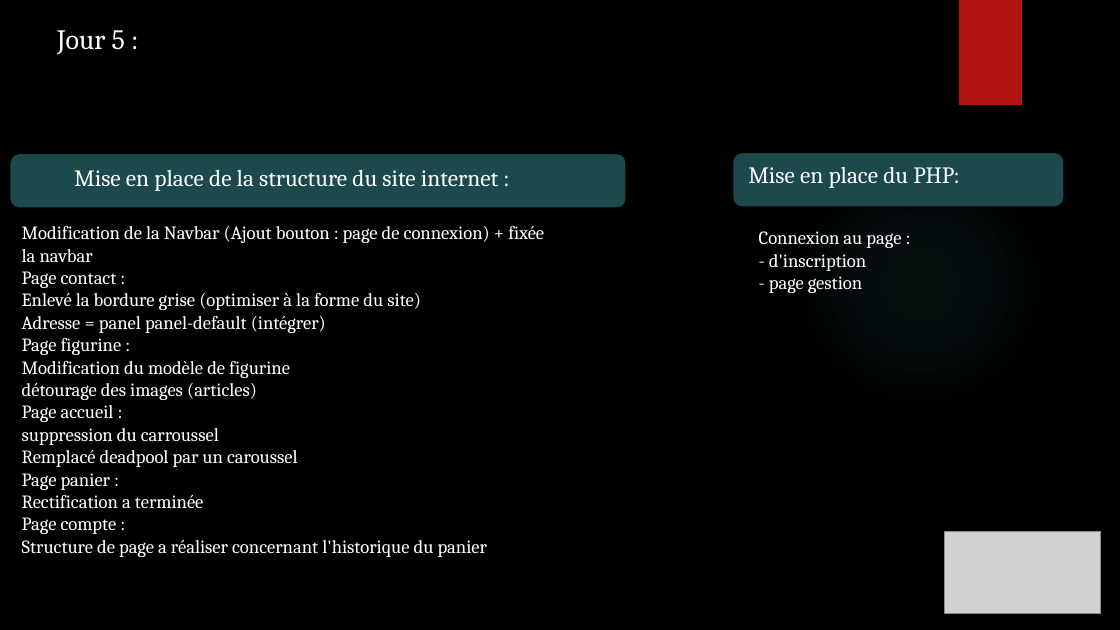
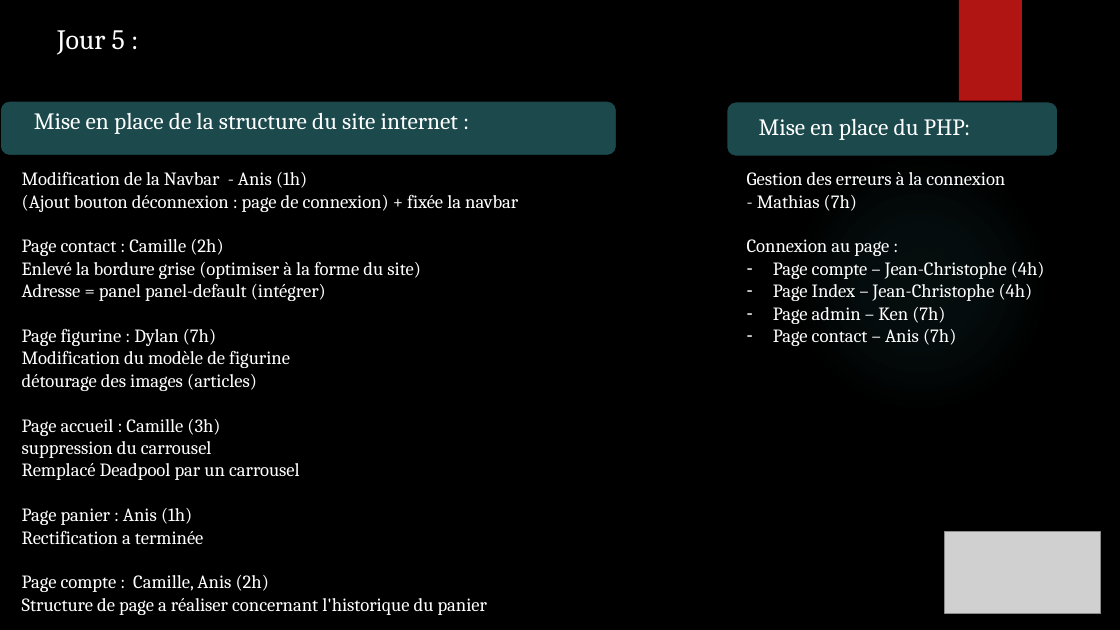
Before and after one commit to ChampemeDylan/UPOP, a slide deck: slide 16 of Présentation UPOP.pptx. Drawn at 1120x630 pixels with LibreOffice and Linux fonts; fonts in the diff are those of the drawing; grey boxes stand for pictures; background and template pictures are left out. Boxes give left, top, right and bottom in pixels: in the first picture for what was removed or moved away, otherwise in the second. Text is boxed around its words. In the diff, an @@ line names an element or a change of style, - is before the commit and + after.

Commit message:
Camille MAJ DIAPO
Ajout des personnes tâches et heures passées
Manque TEST pour finir
et Structure

```diff
--- a/Présentation UPOP.pptx
+++ b/Présentation UPOP.pptx
@@ text "Mise en place de la ..." moved from (x1=74, y1=170, x2=498, y2=191) to (x1=34, y1=113, x2=458, y2=133) @@
@@ rounded rectangle moved from (x1=9, y1=154, x2=626, y2=208) to (x1=0, y1=101, x2=617, y2=155) @@
@@ rounded rectangle moved from (x1=733, y1=152, x2=1065, y2=207) to (x1=727, y1=102, x2=1059, y2=156) @@
@@ text "Mise en place du PHP:" moved from (x1=748, y1=167, x2=960, y2=188) to (x1=759, y1=119, x2=971, y2=140) @@
@@ text "Modification de la Navbar - ..." moved from (x1=22, y1=225, x2=544, y2=557) to (x1=22, y1=171, x2=518, y2=615) @@
@@ text at (x1=22, y1=171, x2=518, y2=256): text changed @@
-Modification de la Navbar (Ajout bouton : page de connexion) + fixée la navbar
-Page contact :
+Modification de la Navbar - Anis (1h)
+(Ajout bouton déconnexion : page de connexion) + fixée la navbar
+Page contact : Camille (2h)
@@ text "Gestion des erreurs à la ..." moved from (x1=759, y1=231, x2=901, y2=293) to (x1=747, y1=172, x2=1045, y2=346) @@
@@ text at (x1=747, y1=172, x2=1005, y2=211): paragraphs added @@
+Gestion des erreurs à la connexion
+- Mathias (7h)
@@ text at (x1=773, y1=262, x2=1045, y2=346): text changed @@
-- d'inscription
-- page gestion
+– Page compte – Jean-Christophe (4h)
+– Page Index – Jean-Christophe (4h)
+– Page admin – Ken (7h)
+– Page contact – Anis (7h)
@@ text at (x1=22, y1=328, x2=216, y2=346): text changed @@
-Page figurine :
+Page figurine : Dylan (7h)
@@ text at (x1=22, y1=419, x2=300, y2=525): text changed @@
-Page accueil :
-suppression du carroussel
-Remplacé deadpool par un caroussel
-Page panier :
+Page accueil : Camille (3h)
+suppression du carrousel
+Remplacé Deadpool par un carrousel
+Page panier : Anis (1h)
@@ text at (x1=22, y1=575, x2=269, y2=592): text changed @@
-Page compte :
+Page compte : Camille, Anis (2h)
```
Also in this commit, not shown: 9 other slides changed.
